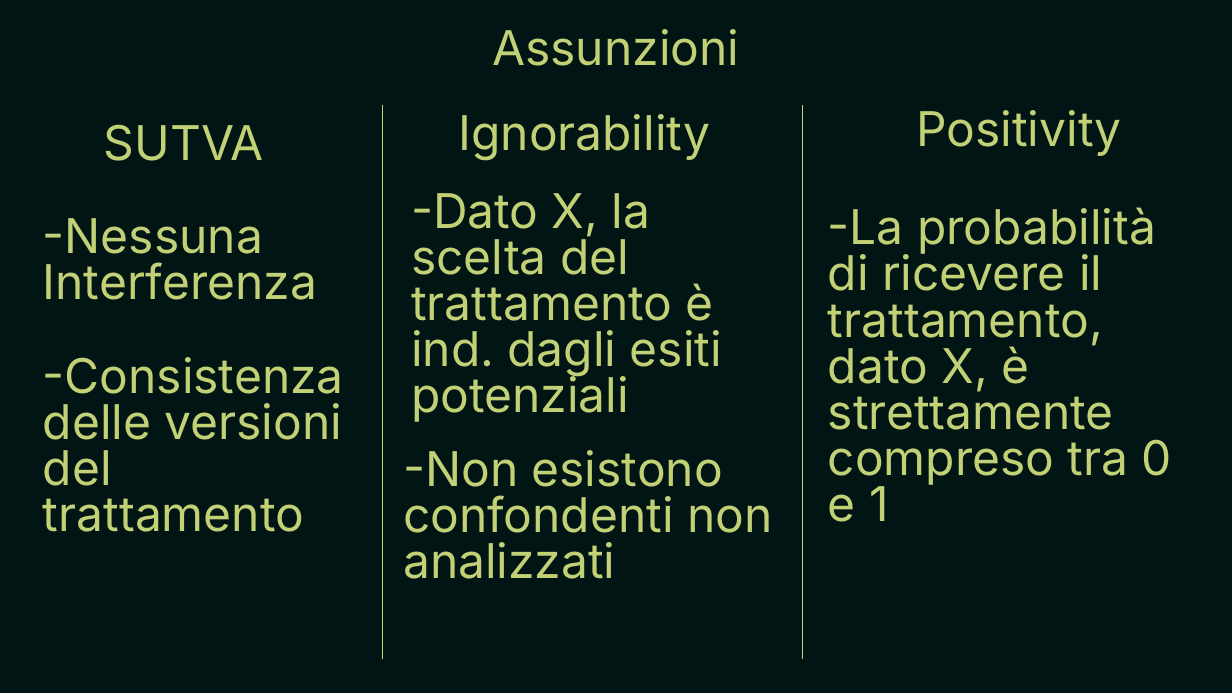
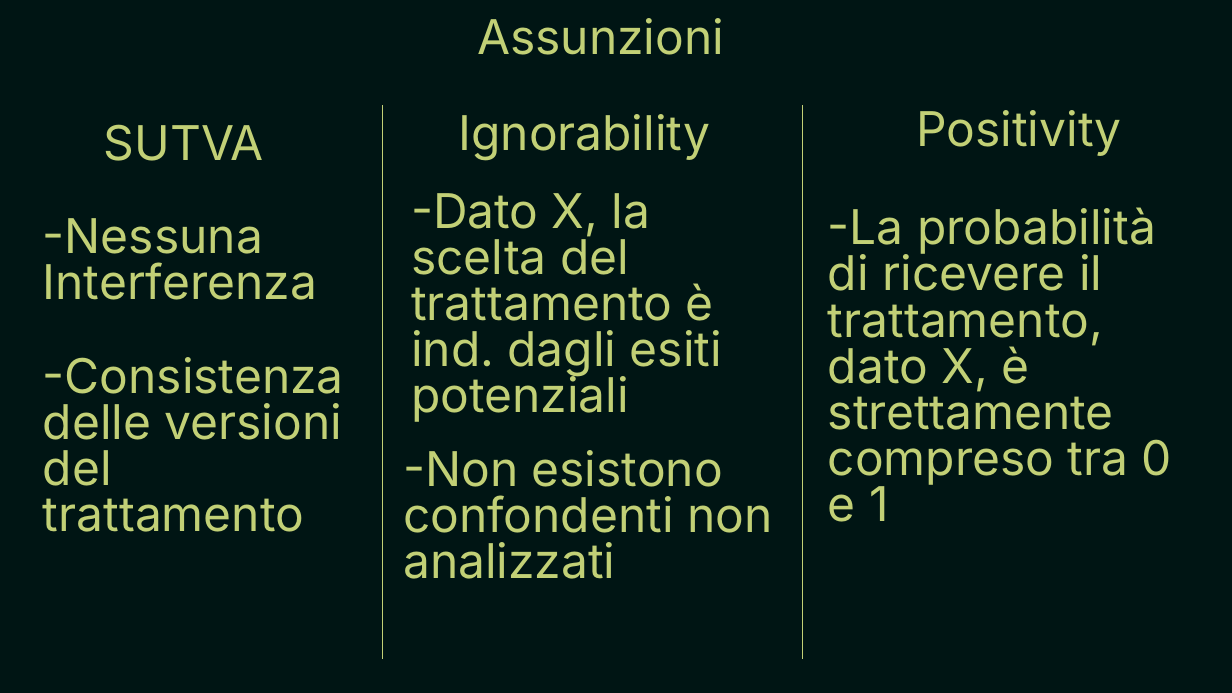
Before and after one commit to FLaTNNBio/eICU-antibiotics-causal-inference, a slide deck: slide 20 of presentation .pptx. Drawn at 1232x693 pixels with LibreOffice and Linux fonts; fonts in the diff are those of the drawing. Boxes give left, top, right and bottom in pixels: in the first picture for what was removed or moved away, otherwise in the second. Text is boxed around its words. In the diff, an @@ line names an element or a change of style, - is before the commit and + after.

```diff
--- a/presentation .pptx
+++ b/presentation .pptx
@@ text "Assunzioni": place and size @@
-text "Assunzioni" at box(492, 29, 739, 66)
+text "Assunzioni" at box(477, 18, 724, 55)
```
Also in this commit, not shown: 7 other slides changed.
